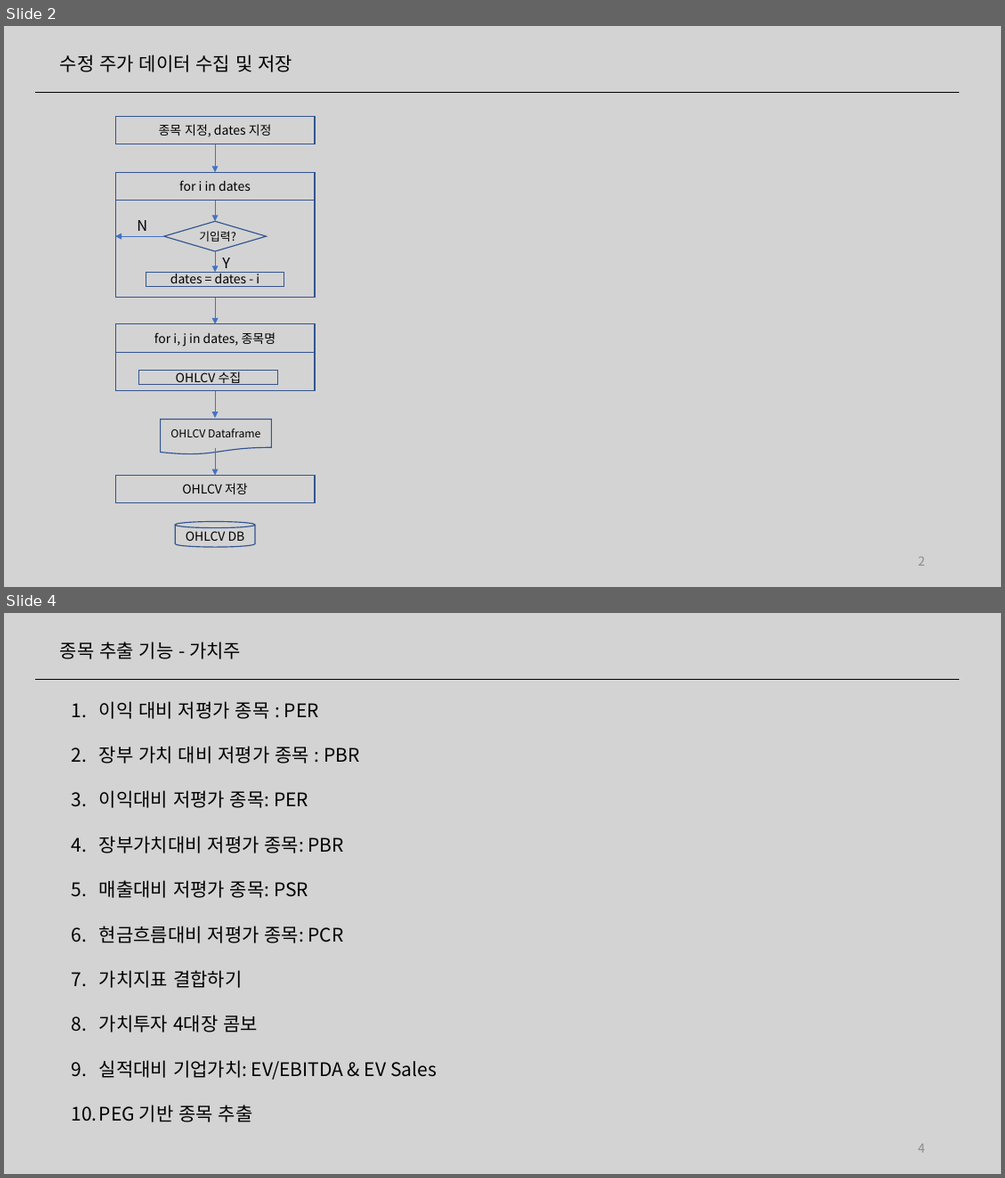
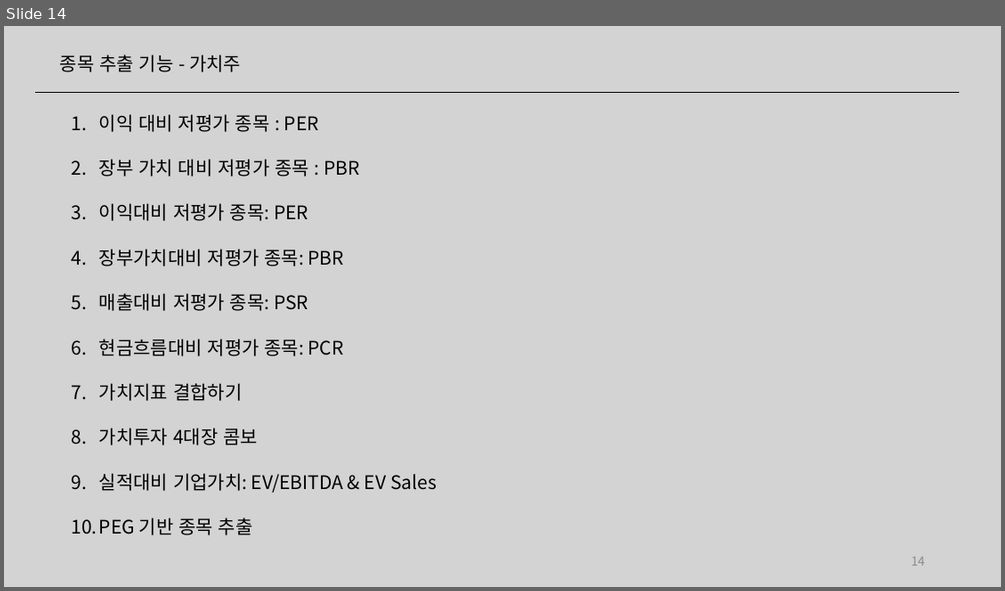
Before and after one commit to ddiyoung/find_value_stocks, a slide deck: 20011656_우지훈.pptx. Shown one above the other, each under a label of ours: slides 2 and 4 before the commit, slide 14 after it; the slides between them are not shown. The pictures are 1005x1178 and 1005x591 pixels, drawn with LibreOffice and Linux fonts; fonts in the diff are those of the drawing. Boxes give left, top, right and bottom in pixels: in the first picture for what was removed or moved away, otherwise in the second. Text is boxed around its words. In the diff, an @@ line names an element or a change of style, - is before the commit and + after.

```diff
--- a/20011656_우지훈.pptx
+++ b/20011656_우지훈.pptx
@@ slide 2 removed at (4,26,1001,587), background #D3D3D3 @@
@@ text removed at (60,54,292,72) @@
-수정 주가 데이터 수집 및 저장
@@ line removed from (35, 92) to (959, 92) @@
@@ group removed at (115,117,316,548): 8 rectangles, 7 arrows, 2 texts, 1 diamond, 1 flow chart document, 1 cylinder @@
-for i in dates
-종목 지정, dates 지정
-dates = dates - i
-기입력?
-Y
-N
-for i, j in dates, 종목명
-OHLCV 수집
-OHLCV Dataframe
-OHLCV 저장
-OHLCV DB
@@ page number removed at (918,556,925,565) @@
-2
@@ what was slide 4 is now slide 14 @@
@@ page number at (911,556,925,565): text changed @@
-4
+14
```
Also in this commit, not shown: 4 slides changed, 11 slides added, 46 other slides removed, 10 other files.
